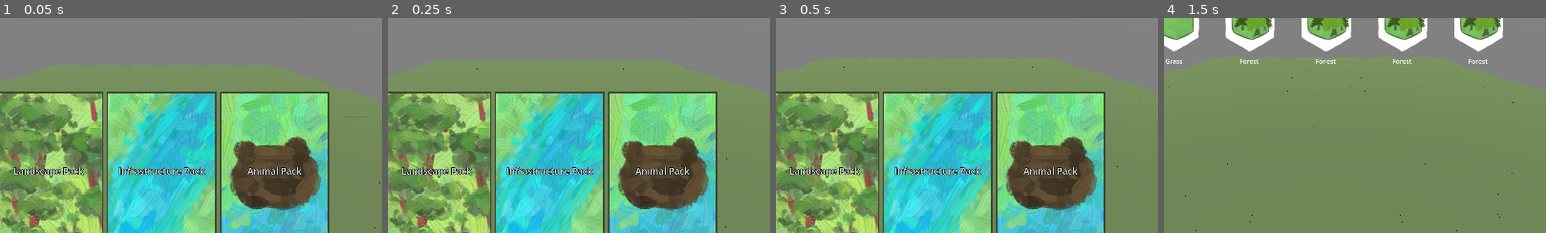
Above: before the commit, frames 1-4 (left to right).
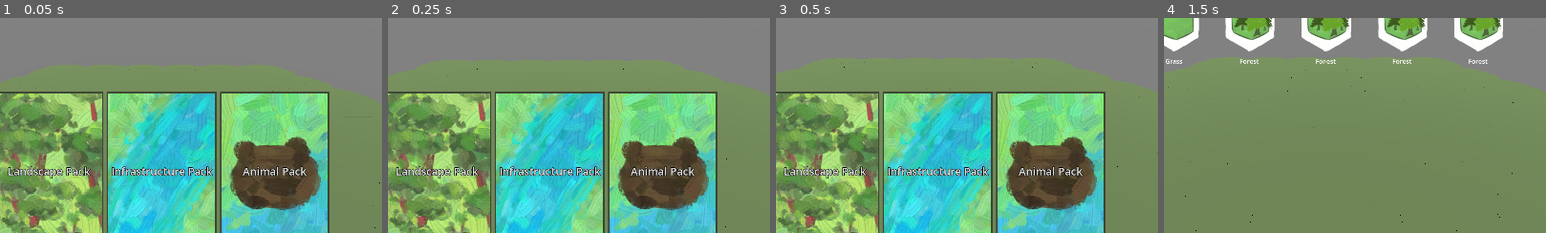
Above: after the commit, the same moments.

Repository: justfordoener/schmuck-of-schmiles
Game: Godot game, scene res://levels/Level_1.tscn
Two runs of this game, one before a commit and one after it. Both use one fixed random seed, a clock stepped at 60 frames per second and the inputs below. This scene is started directly instead of the project's main scene.
Inputs (mouse positions are % of the whole screen's width and height, from its top left):
- Up to frame 1 (0.05 s): no input
- Up to frame 2 (0.25 s): no input
- Up to frame 3 (0.5 s): no input
- Up to frame 4 (1.5 s): click (17, 8) at 0.5 s; click "Landscape Pack" at 1.25 s
The pictures show only the part of the screen within x 29-79%, y 9-59%; the shares and areas given below are measured in that part.

The runs differ from the first frame. In frame 1, 1.8% of the frame differs, in the area x 2-81%, y 68-75%; in frame 2, 1.8%; in frame 3, 1.8%; in frame 4, nothing differs.

Commit message:
UI font size slightly bigger

Diff:
--- a/book_of_tiles_godot/scenes/user_interface/HUD_canvas.tscn
+++ b/book_of_tiles_godot/scenes/user_interface/HUD_canvas.tscn
@@ -149,7 +149,7 @@
 [node name="PackButton1" type="Button" parent="TilePacks/TilePackSelection" groups=["snappable_ui"]]
 layout_mode = 2
 theme_override_constants/outline_size = 5
-theme_override_font_sizes/font_size = 23
+theme_override_font_sizes/font_size = 27
 text = "Empty"
 icon_alignment = 1
 
@@ -160,7 +160,7 @@
 [node name="PackButton2" type="Button" parent="TilePacks/TilePackSelection" groups=["snappable_ui"]]
 layout_mode = 2
 theme_override_constants/outline_size = 5
-theme_override_font_sizes/font_size = 23
+theme_override_font_sizes/font_size = 27
 text = "Empty"
 icon_alignment = 1
 
@@ -171,7 +171,7 @@
 [node name="PackButton3" type="Button" parent="TilePacks/TilePackSelection" groups=["snappable_ui"]]
 layout_mode = 2
 theme_override_constants/outline_size = 5
-theme_override_font_sizes/font_size = 23
+theme_override_font_sizes/font_size = 27
 text = "Empty"
 icon_alignment = 1
 
